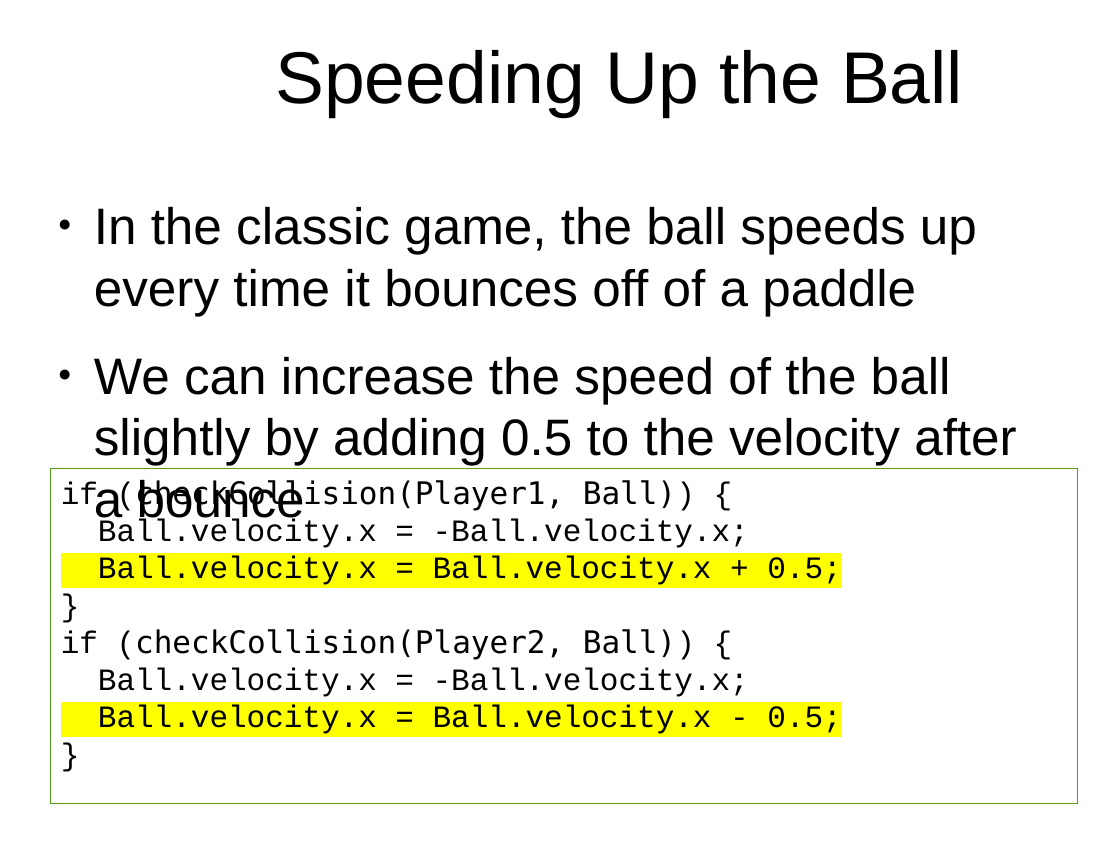
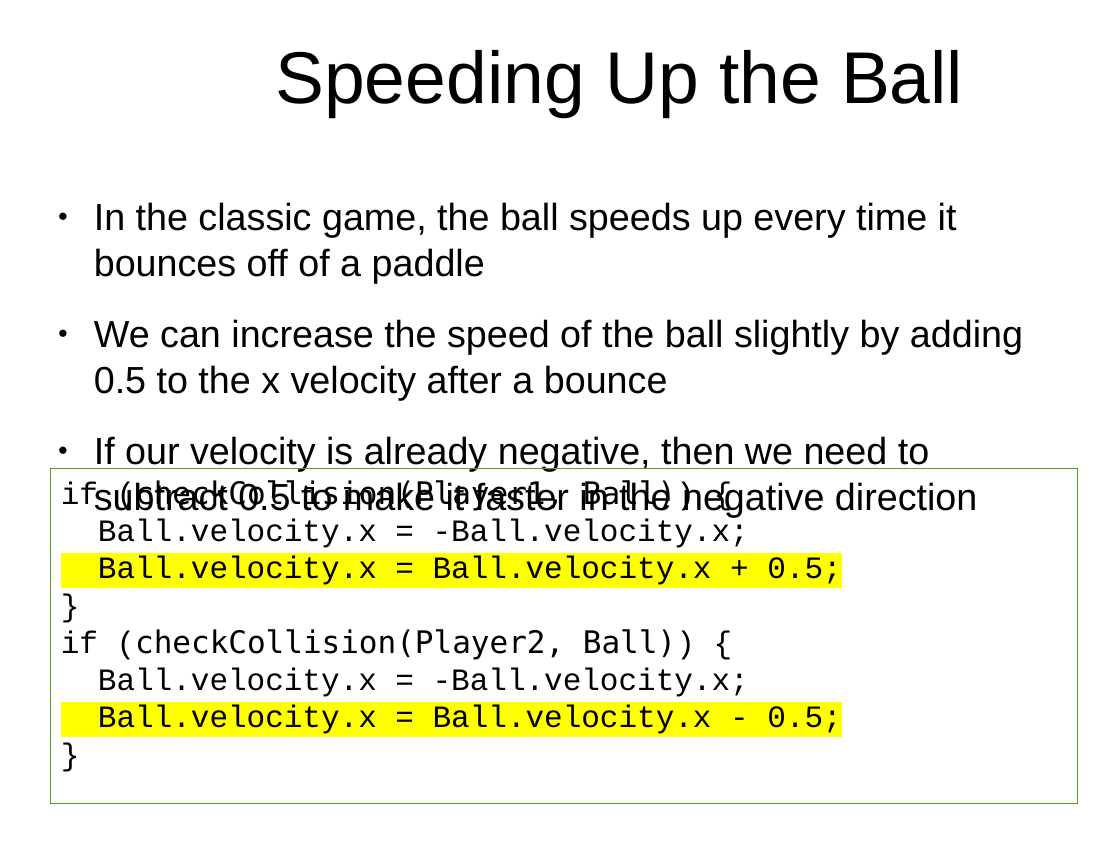
Before and after one commit to originalgrego/PaddleBattle, a slide deck: slide 25 of PaddleBattle - Explorathon 2017.odp (slide 23 before the commit). Drawn at 1120x841 pixels with LibreOffice and Linux fonts; fonts in the diff are those of the drawing; background and template pictures are left out. Boxes give left, top, right and bottom in pixels: in the first picture for what was removed or moved away, otherwise in the second. Text is boxed around its words. In the diff, an @@ line names an element or a change of style, - is before the commit and + after.

```diff
--- a/PaddleBattle - Explorathon 2017.odp
+++ b/PaddleBattle - Explorathon 2017.odp
@@ text at box(94, 202, 957, 283): size 36.3 to 26.7 pt in "In the classic game, the ball speeds ..." @@
@@ text at box(94, 319, 1023, 517): text changed; size 36.3 to 26.7 pt @@
-● We can increase the speed of the ball slightly by adding 0.5 to the velocity after a bounce
+● We can increase the speed of the ball slightly by adding 0.5 to the x velocity after a bounce
+● If our velocity is already negative, then we need to subtract 0.5 to make it faster in the negative direction
```
Also in this commit, not shown: 12 other slides changed, 2 slides added, 2 other files.
